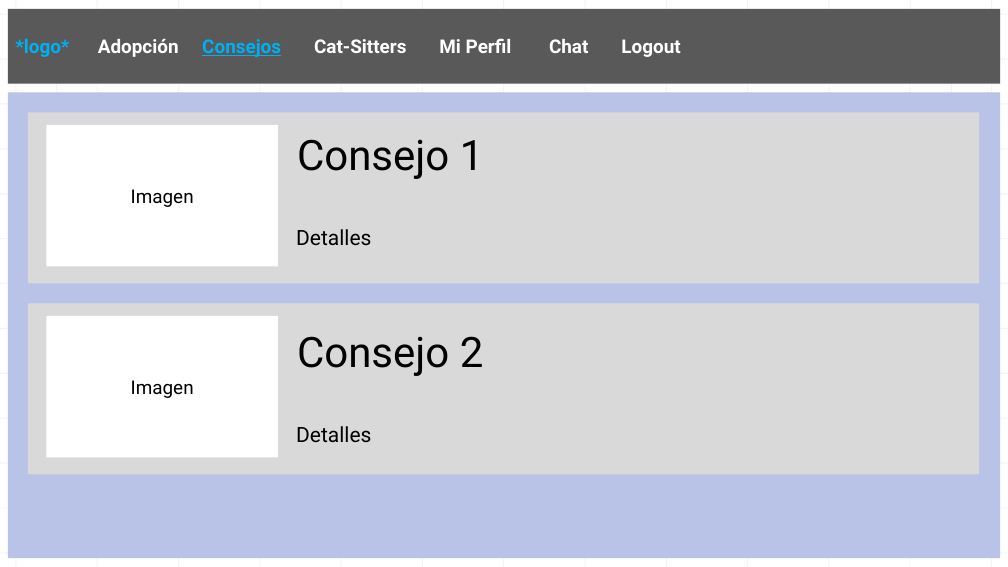
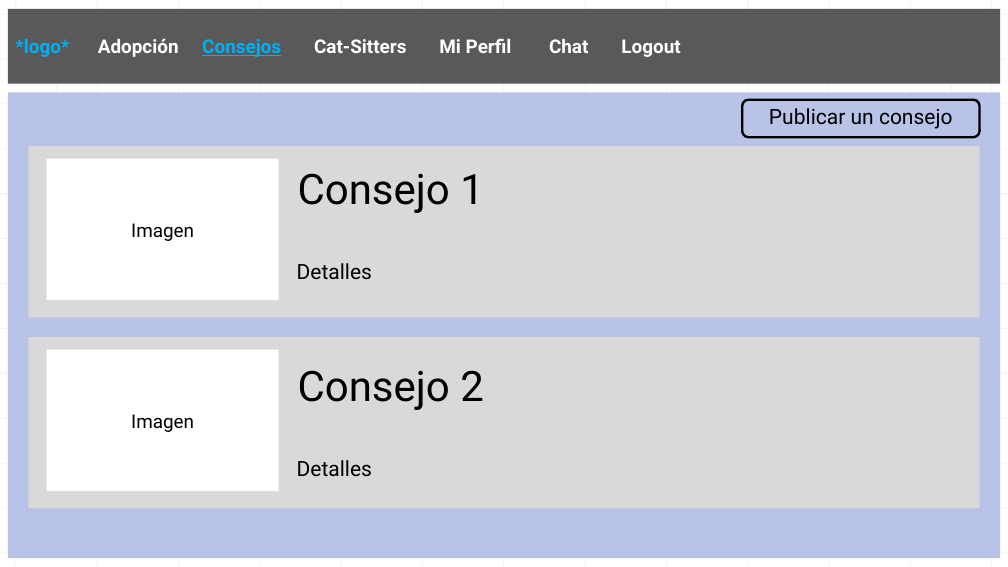
Before and after one commit to AndresIturria/Cat-Attack, a slide deck: slide 7 of Docs/Documento de diseño Cat-Attack.pptx (slide 6 before the commit). Drawn at 1008x567 pixels with LibreOffice and Linux fonts; fonts in the diff are those of the drawing. Boxes give left, top, right and bottom in pixels: in the first picture for what was removed or moved away, otherwise in the second. Text is boxed around its words. In the diff, an @@ line names an element or a change of style, - is before the commit and + after.

```diff
--- a/Docs/Documento de diseño Cat-Attack.pptx
+++ b/Docs/Documento de diseño Cat-Attack.pptx
@@ rounded rectangle added at (743, 100, 980, 138), outline #000000 2.25 pt @@
@@ text added at (769, 108, 953, 129), 20 pt, text #000000 @@
+Publicar un consejo
@@ 4 rectangles, 2 texts: place and size @@
-4 rectangles, 2 texts at (28, 113, 979, 474)
+4 rectangles, 2 texts at (29, 146, 980, 508)
```
Also in this commit, not shown: 8 other slides changed, 3 slides added, 1 slide removed, 14 other files.
